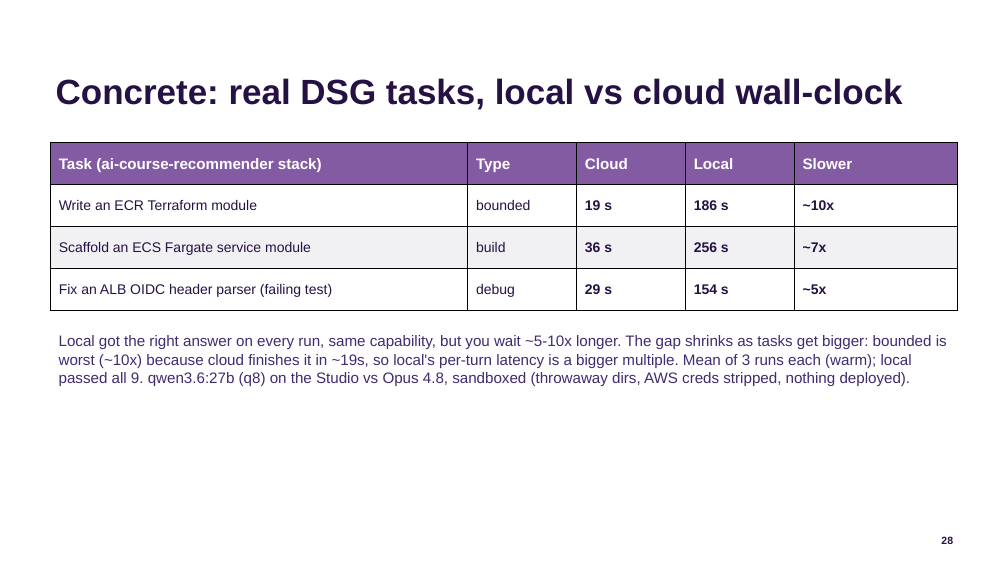
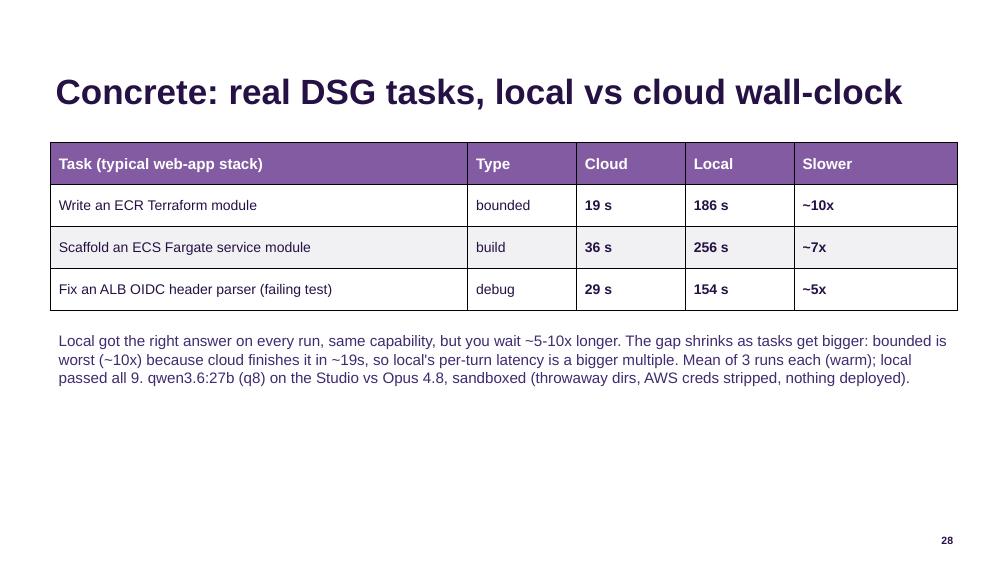
Before and after one commit to jconnolly/local-llm-pi5, a slide deck: slide 28 of local-llm-datasociety.pptx. Drawn at 1008x567 pixels with LibreOffice and Linux fonts; fonts in the diff are those of the drawing; background and template pictures are left out. Boxes give left, top, right and bottom in pixels: in the first picture for what was removed or moved away, otherwise in the second. Text is boxed around its words. In the diff, an @@ line names an element or a change of style, - is before the commit and + after.

```diff
--- a/local-llm-datasociety.pptx
+++ b/local-llm-datasociety.pptx
@@ table at [50, 143, 958, 311] @@
-row 1, column 1: Task (ai-course-recommender stack)
+row 1, column 1: Task (typical web-app stack)
```
Also in this commit, not shown: 1 other slide changed, 6 other files.
